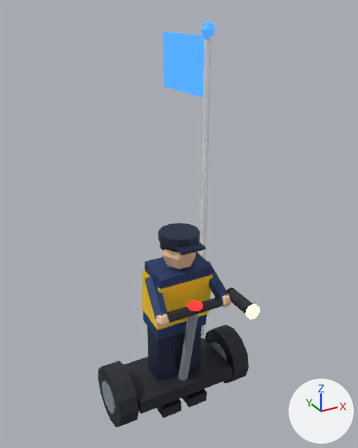
One commit to the glTF model games/drift-foundry/src/game/art/cart-rival-guard.glb: the scene before it, then after it.
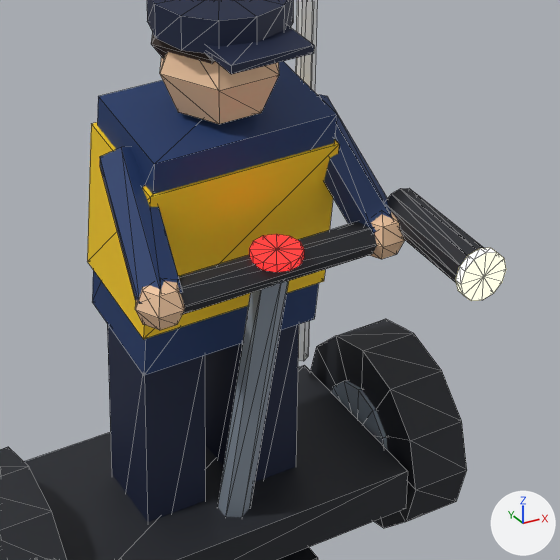
Each version is shown whole from a camera (50 mm lens) standing at (-1.68, -3.14, 3.28) and looking at (0.11, 0.11, 1.65), then close up on the part from 33% to 77% of the width and 52% to 88% of the height. The axes (+X, +Y, +Z) are drawn at lower right. The lights are the same throughout. The first two pictures are the older version. The close-ups show mesh edges as thin lines. Vertices at exactly the same position are counted once.

In view in the first close-up: 'cart-rival-guard'.
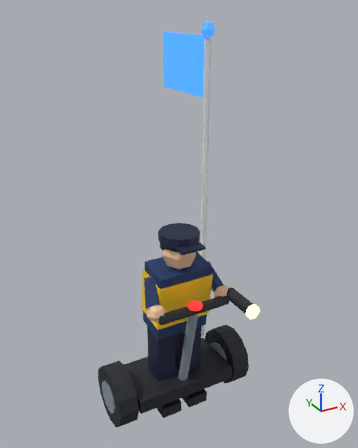
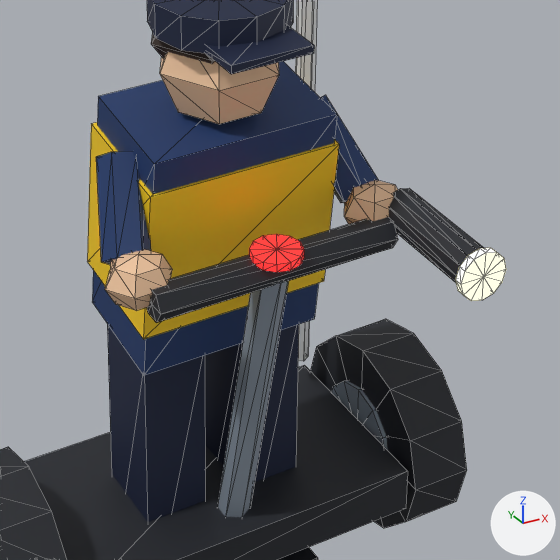
Boxes (x1, y1, x2, y2) around the edits, measured in the close-ups (560 x 560 px):
part 1 of me_mesh_0, added (beige): after (105, 249, 172, 311)
part 2 of me_mesh_0, added (beige): after (344, 180, 398, 224)
part 3 of me_mesh_0, deleted (beige): before (135, 281, 185, 330)
part 4 of me_mesh_0, deleted (beige): before (370, 212, 405, 259)
part 5 of me_mesh_0, cut back: before (100, 95, 392, 304); after (96, 95, 379, 269)

The change, as a diff of the scene's bpy script:
```diff
--- a/games/drift-foundry/src/game/art/cart-rival-guard.glb.py
+++ b/games/drift-foundry/src/game/art/cart-rival-guard.glb.py
@@ me_mesh_0 @@
 # used by ob_cart_rival_guard; location = (0.0, 0.0, 0.0)
-me_mesh_0.from_pydata(...)  # 455 vertices, 792 faces; spans x -0.64..0.64, y -0.62..0.9, z 0.0..3.18
+me_mesh_0.from_pydata(...)  # 481 vertices, 840 faces; spans x -0.64..0.64, y -0.62..0.9, z 0.0..3.18
+# me_mesh_0 part 1: a new loose piece, a UV sphere (6 segments, 4 rings, poles along z) spanning x -0.38..-0.22, y -0.33..-0.21, z 1.08..1.21, in mat_f1c7a1 (beige #f1c7a1)
+# me_mesh_0 part 2: a new loose piece, a UV sphere (6 segments, 4 rings, poles along z) spanning x 0.22..0.38, y -0.33..-0.21, z 1.08..1.21, in mat_f1c7a1 (beige #f1c7a1)
+# me_mesh_0 part 3: the loose piece of 20 vertices spanning x -0.34..-0.22, y -0.38..-0.28, z 1.06..1.18 is deleted
+# me_mesh_0 part 4: the loose piece of 20 vertices spanning x 0.22..0.34, y -0.38..-0.28, z 1.06..1.18 is deleted
+# me_mesh_0 part 5
+# 26 vertices are removed from x -0.33..0.33, y -0.36..-0.03, z 1.08..1.37
+# 48 faces are deleted
+# 36 vertices are added at x -0.35..0.35, y -0.28..-0.02, z 1.1..1.36
+# 8 new vertices lie (0.0, 0.06, 0.01) away from vertices in x -0.34..0.34, y -0.28..-0.26, z 1.1..1.19
+# 8 new vertices lie (0.0, 0.01, -0.04) away from vertices in x -0.34..0.34, y -0.28..-0.21, z 1.18..1.2
+# 48 new faces join them, mat_1f3a6b (dark blue #1f3a6b)
+# 48 new faces join them, mat_f1c7a1 (beige #f1c7a1)
 me_mesh_0.materials.append(mat_23262d)
```
